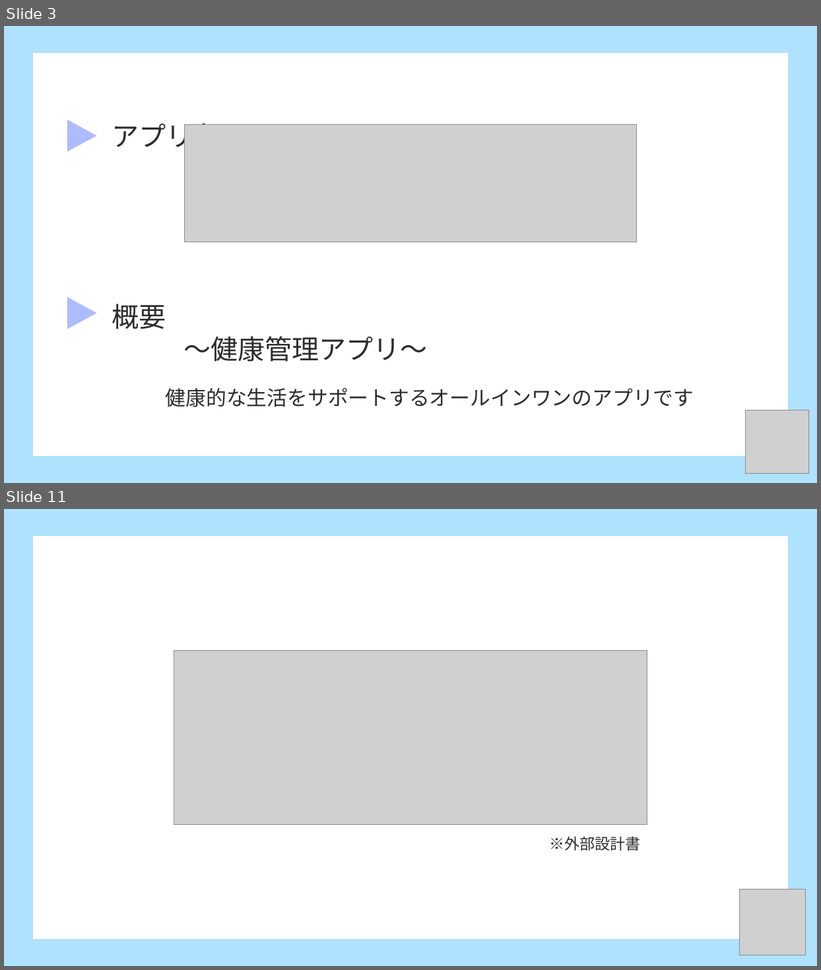
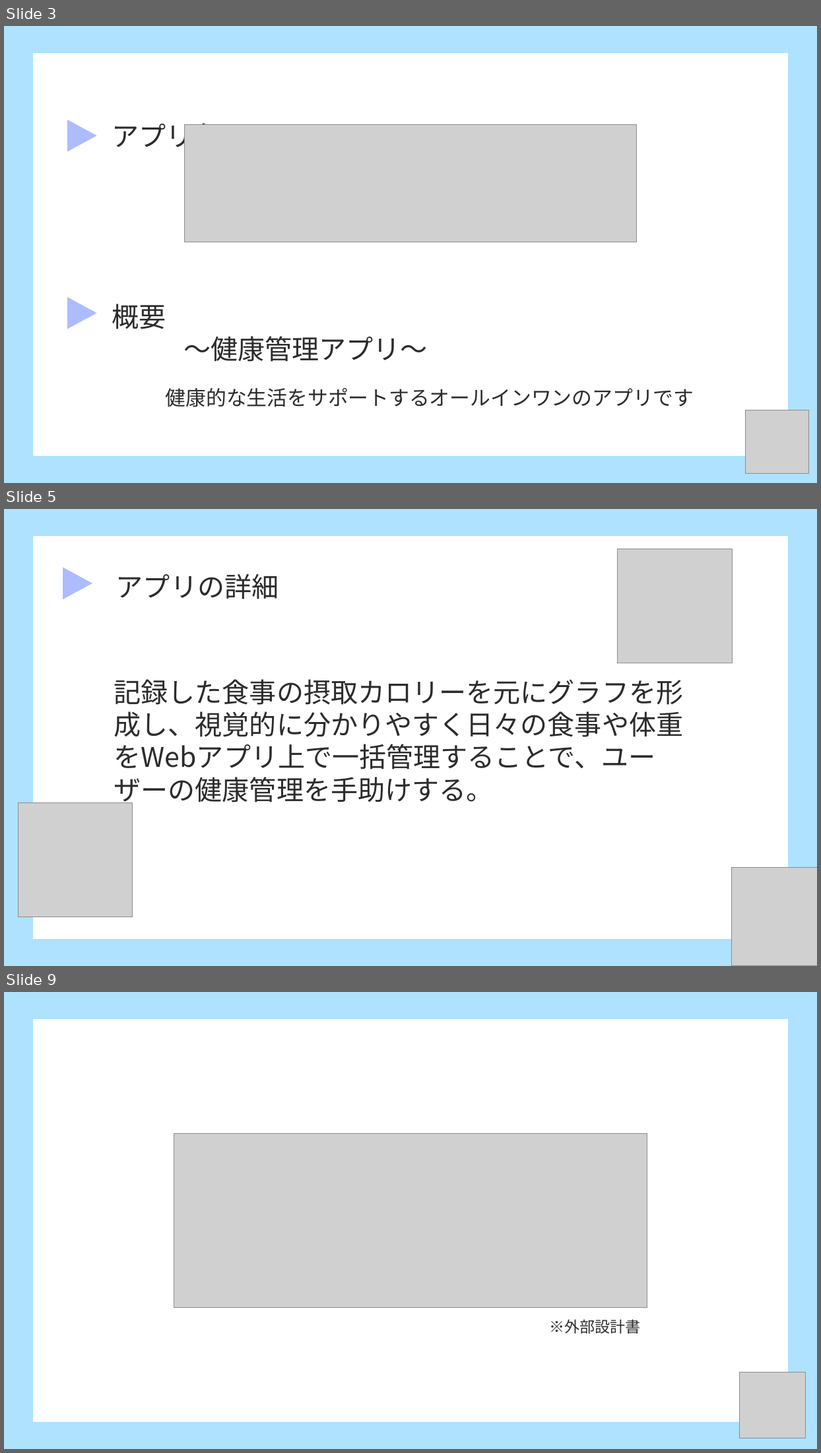
Before and after one commit to dojo2023/D-1, a slide deck: doc/発表資料.pptx. Shown one above the other, each under a label of ours: slides 3 and 11 before the commit, slides 3, 5 and 9 after it; the slides between them are not shown. The pictures are 821x970 and 821x1453 pixels, drawn with LibreOffice and Linux fonts; fonts in the diff are those of the drawing; grey boxes stand for pictures. Boxes give left, top, right and bottom in pixels: in the first picture for what was removed or moved away, otherwise in the second. Text is boxed around its words. In the diff, an @@ line names an element or a change of style, - is before the commit and + after.

Commit message:
ppt

```diff
--- a/doc/発表資料.pptx
+++ b/doc/発表資料.pptx
@@ slide 5 added at box(4, 509, 817, 966), background #AEE2FF @@
@@ rectangle added at box(33, 536, 789, 939), fill #FFFFFF @@
@@ triangle added at box(63, 567, 92, 599), fill #ACBCFF @@
@@ picture added at box(618, 549, 733, 664) @@
@@ text added at box(116, 574, 279, 599), 32 pt, text #2C2C2C @@
+アプリの詳細
@@ text added at box(114, 679, 684, 807), 32 pt, text #2C2C2C @@
+記録した食事の摂取カロリーを元にグラフを形成し、視覚的に分かりやすく日々の食事や体重をWebアプリ上で一括管理することで、ユーザーの健康管理を手助けする。
@@ picture added at box(18, 803, 133, 918) @@
@@ picture added at box(732, 867, 817, 966) @@
@@ what was slide 11 is now slide 9 @@
```
Also in this commit, not shown: 2 slides changed, 4 other slides added, 6 slides removed, 1 other file.
